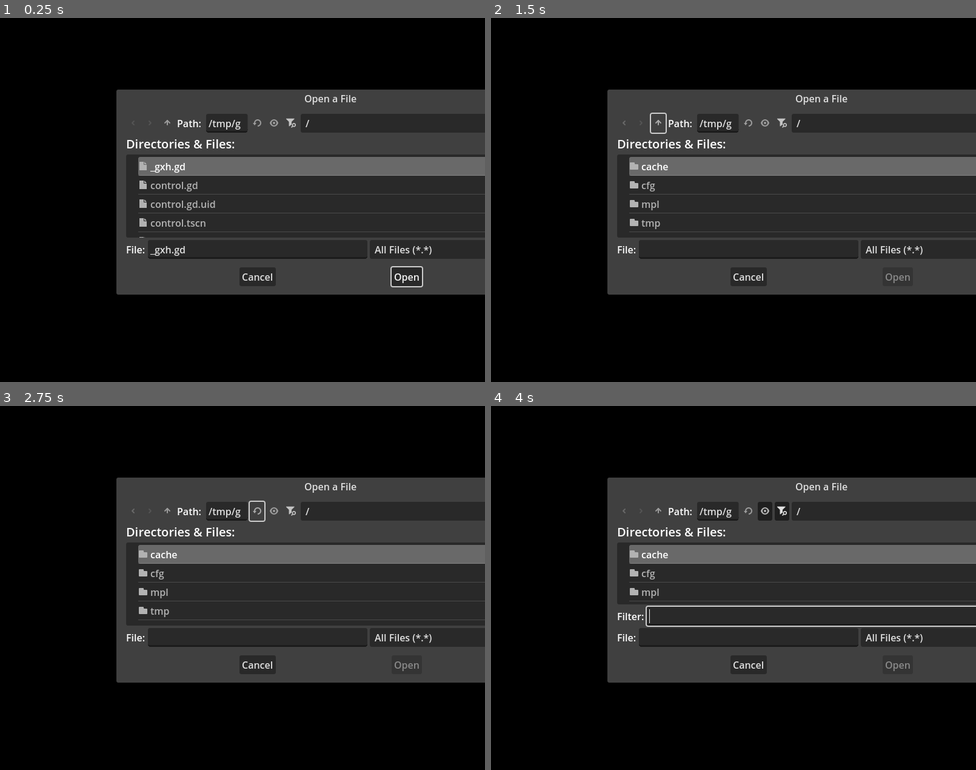
Above: before the commit, frames 1-4 (two rows, left to right).
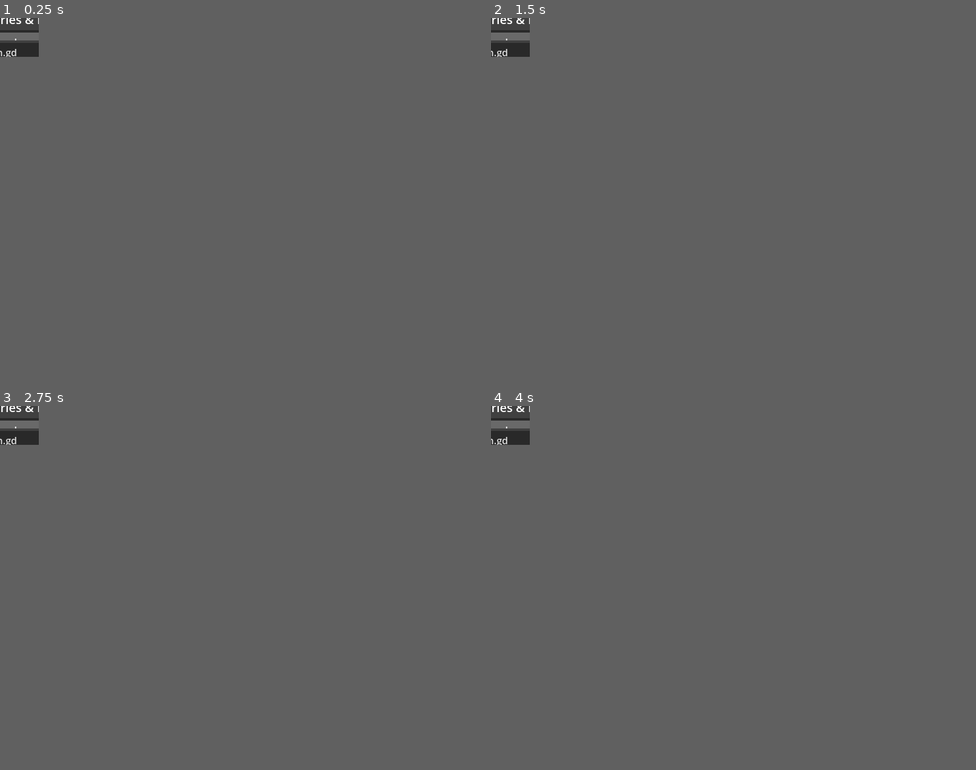
Above: after the commit, the same moments.

Repository: samuelvenable/Godot-4.4-FileDialogs-CLI
Game: Godot game, scene res://control.tscn
Two runs of this game, one before a commit and one after it. Both use one fixed random seed, a clock stepped at 60 frames per second and the inputs below.
Inputs (mouse positions are in pixels of both pictures, inside the frame that each line leads up to):
- Up to frame 1 (0.25 s): no input
- Up to frame 2 (1.5 s): click (655, 123) at 0.52 s; click (655, 123) at 1.27 s
- Up to frame 3 (2.75 s): click (257, 511) at 2.02 s
- Up to frame 4 (4 s): click (762, 511) at 2.77 s; click (782, 511) at 3.52 s
In our replay, the window is 800x600 before the commit and 64x64 after it. These sizes can differ from the game's own. Grey fills any space a smaller window leaves; there, only what the larger window draws over its background counts as a difference.

The runs differ from the first frame. In frame 1, 44% of the frame differs, in the area x 0-100%, y 0-76%; in frame 2, 44%; in frame 3, 44%; in frame 4, 44%.

Commit message:
Add files via upload

Diff:
--- a/control.gd
+++ b/control.gd
@@ -1,7 +1,7 @@
 extends Control
 var file_dialog = null
 func _ready():
-	DisplayServer.window_set_flag(DisplayServer.WINDOW_FLAG_ALWAYS_ON_TOP, true)
+	get_window().size = Vector2i(0, 0)
 	file_dialog = FileDialog.new()
 	file_dialog.file_mode = FileDialog.FILE_MODE_OPEN_FILE
 	file_dialog.access = FileDialog.ACCESS_FILESYSTEM
--- a/project.godot
+++ b/project.godot
@@ -21,11 +21,10 @@
 
 [display]
 
-window/size/viewport_width=800
-window/size/viewport_height=600
+window/size/viewport_width=1
+window/size/viewport_height=1
 window/size/resizable=false
 window/size/borderless=true
-window/size/always_on_top=true
 window/size/transparent=true
 window/subwindows/embed_subwindows=false
 window/per_pixel_transparency/allowed=true
